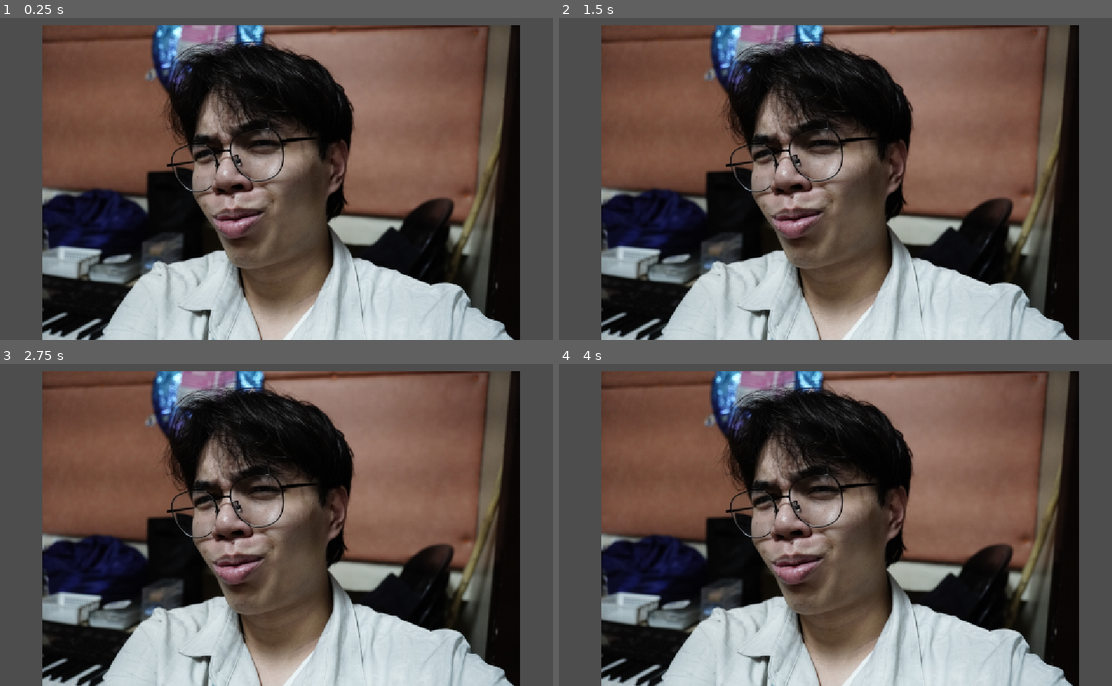
Above: before the commit, frames 1-4 (two rows, left to right).
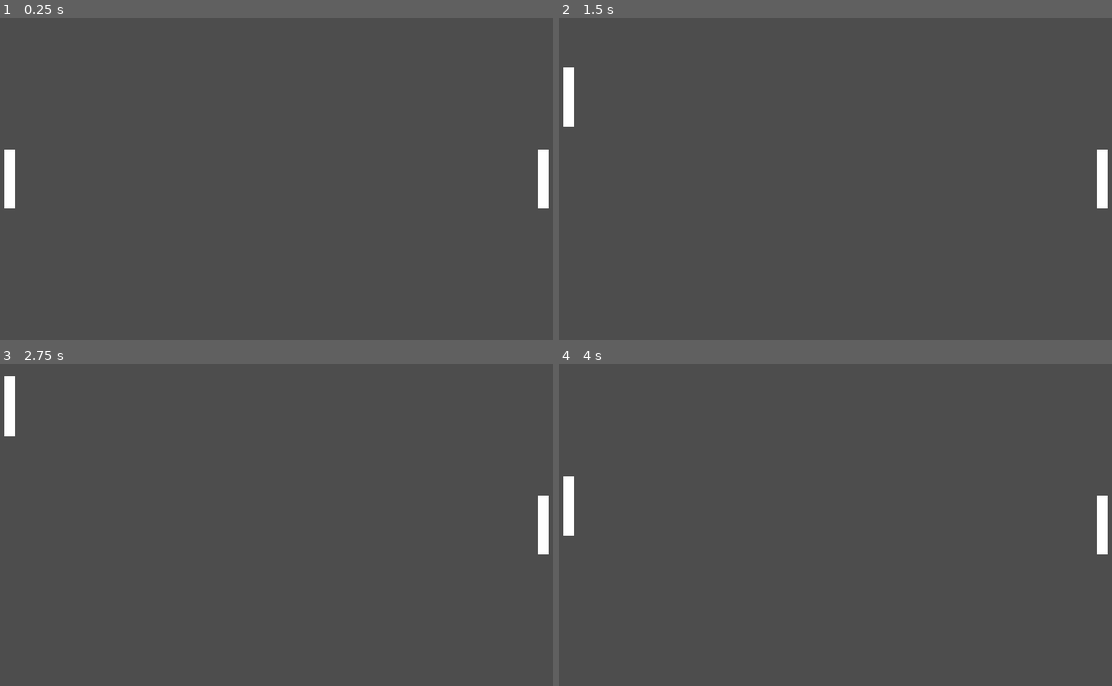
Above: after the commit, the same moments.

Repository: Vyirps/cs5105n-pong-game.
Game: Godot game, scene res://node_2d.tscn
Two runs of this game, one before a commit and one after it. Both use one fixed random seed, a clock stepped at 60 frames per second and the inputs below.
Inputs:
- Up to frame 1 (0.25 s): no input
- Up to frame 2 (1.5 s): tap Enter at 0.5 s; hold W (p1_up, bound only after the commit) 0.53-1.28 s; hold S (p1_down, bound only after the commit) from 1.28 s (still down)
- Up to frame 3 (2.75 s): release S (p1_down, bound only after the commit) at 2.03 s; hold W (p1_up, bound only after the commit) from 2.03 s (still down)
- Up to frame 4 (4 s): tap Space at 3.5 s; release W (p1_up, bound only after the commit) at 3.53 s; hold S (p1_down, bound only after the commit) from 3.53 s (still down)

The runs differ from the first frame. In frame 1, 79% of the frame differs, in the area x 0-100%, y 2-100%; in frame 2, 79%; in frame 3, 79%; in frame 4, 79%.

Commit message:
Week 2 Gameplay Mechanics & Game Feel

Diff:
--- a/node_2d.tscn
+++ b/node_2d.tscn
@@ -1,9 +1,13 @@
 [gd_scene format=3 uid="uid://dscy1l4mmp0pe"]
 
-[ext_resource type="Texture2D" uid="uid://d3agj3m2mw0sr" path="res://1.png" id="1_wtcfe"]
+[ext_resource type="PackedScene" uid="uid://c8sclgjg862lg" path="res://paddle.tscn" id="1_wtcfe"]
 
 [node name="Node2D" type="Node2D" unique_id=254652963]
 
-[node name="Sprite2D" type="Sprite2D" parent="." unique_id=970126784]
-position = Vector2(585, 332)
-texture = ExtResource("1_wtcfe")
+[node name="Paddle1" parent="." unique_id=142249213 instance=ExtResource("1_wtcfe")]
+position = Vector2(40, 324)
+
+[node name="Paddle2" parent="." unique_id=1532804869 instance=ExtResource("1_wtcfe")]
+position = Vector2(1112, 324)
+up_action = "p2_up"
+down_action = "p2_down"
--- /dev/null
+++ b/paddle.gd
@@ -0,0 +1,11 @@
+extends CharacterBody2D
+
+@export var speed := 500.0
+@export var up_action := "p1_up"
+@export var down_action := "p1_down"
+
+func _physics_process(_delta):
+	var dir := Input.get_axis(up_action, down_action)
+	velocity = Vector2(0, dir * speed)
+	move_and_slide()
+	position.y = clamp(position.y, 60, get_viewport_rect().size.y - 60)
--- /dev/null
+++ b/paddle.tscn
@@ -0,0 +1,18 @@
+[gd_scene format=3 uid="uid://c8sclgjg862lg"]
+
+[ext_resource type="Script" uid="uid://dgevgvebemx2n" path="res://paddle.gd" id="1_0sbc1"]
+
+[sub_resource type="RectangleShape2D" id="RectangleShape2D_1q7r8"]
+size = Vector2(20, 120)
+
+[node name="Paddle" type="CharacterBody2D" unique_id=142249213]
+script = ExtResource("1_0sbc1")
+
+[node name="CollisionShape2D" type="CollisionShape2D" parent="." unique_id=1446214729]
+shape = SubResource("RectangleShape2D_1q7r8")
+
+[node name="ColorRect" type="ColorRect" parent="." unique_id=311695160]
+offset_left = -10.0
+offset_top = -60.0
+offset_right = 10.0
+offset_bottom = 60.0
--- a/project.godot
+++ b/project.godot
@@ -20,6 +20,29 @@
 window/stretch/mode="canvas_items"
 window/stretch/aspect="expand"
 
+[input]
+
+p1_up={
+"deadzone": 0.2,
+"events": [Object(InputEventKey,"resource_local_to_scene":false,"resource_name":"","device":-1,"window_id":0,"alt_pressed":false,"shift_pressed":false,"ctrl_pressed":false,"meta_pressed":false,"pressed":false,"keycode":0,"physical_keycode":87,"key_label":0,"unicode":119,"location":0,"echo":false,"script":null)
+]
+}
+p1_down={
+"deadzone": 0.2,
+"events": [Object(InputEventKey,"resource_local_to_scene":false,"resource_name":"","device":-1,"window_id":0,"alt_pressed":false,"shift_pressed":false,"ctrl_pressed":false,"meta_pressed":false,"pressed":false,"keycode":0,"physical_keycode":83,"key_label":0,"unicode":115,"location":0,"echo":false,"script":null)
+]
+}
+p2_up={
+"deadzone": 0.2,
+"events": [Object(InputEventKey,"resource_local_to_scene":false,"resource_name":"","device":-1,"window_id":0,"alt_pressed":false,"shift_pressed":false,"ctrl_pressed":false,"meta_pressed":false,"pressed":false,"keycode":0,"physical_keycode":4194320,"key_label":0,"unicode":0,"location":0,"echo":false,"script":null)
+]
+}
+p2_down={
+"deadzone": 0.2,
+"events": [Object(InputEventKey,"resource_local_to_scene":false,"resource_name":"","device":-1,"window_id":0,"alt_pressed":false,"shift_pressed":false,"ctrl_pressed":false,"meta_pressed":false,"pressed":false,"keycode":0,"physical_keycode":4194322,"key_label":0,"unicode":0,"location":0,"echo":false,"script":null)
+]
+}
+
 [physics]
 
 3d/physics_engine="Jolt Physics"
Binary file added: Progress/Week 2.png
Not shown, added: paddle.gd.uid
Not shown, changed: README.md
